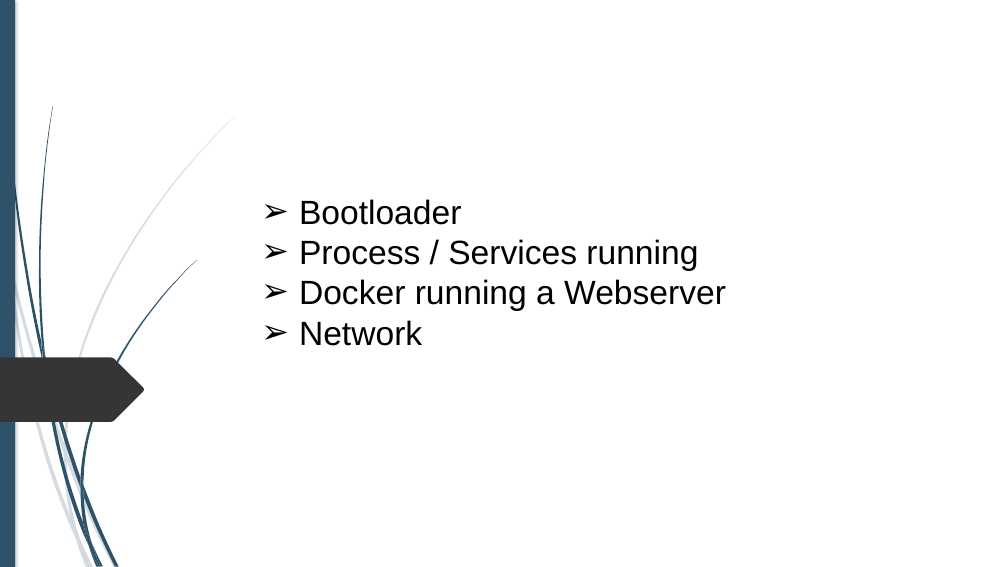
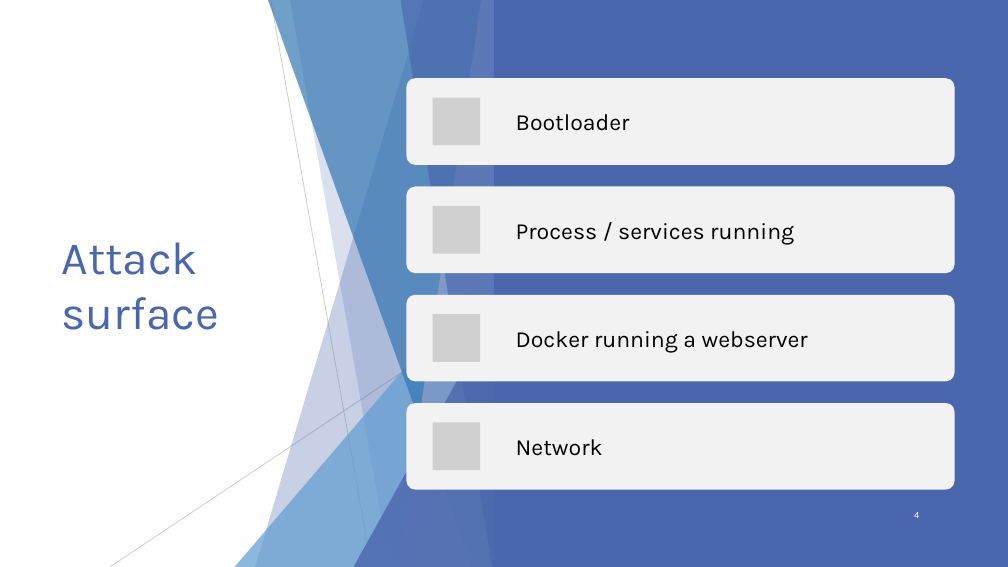
Before and after one commit to alexandreAubois/Secu_linux, a slide deck: slide 4 of Projet-Linux.pptx (slide 3 before the commit). Drawn at 1008x567 pixels with LibreOffice and Linux fonts; fonts in the diff are those of the drawing; grey boxes stand for pictures; background and template pictures are left out. Boxes give left, top, right and bottom in pixels: in the first picture for what was removed or moved away, otherwise in the second. Text is boxed around its words. In the diff, an @@ line names an element or a change of style, - is before the commit and + after.

```diff
--- a/Projet-Linux.pptx
+++ b/Projet-Linux.pptx
@@ rectangle removed at [0, 0, 15, 567] @@
@@ rectangle added at [0, 0, 1008, 567], fill #FFFFFF @@
@@ rectangle added at [495, 0, 1008, 567], fill #4A66AC @@
@@ title added at [61, 242, 219, 330], 44 pt, text #4A66AC @@
+Attack surface
@@ group added at [110, 0, 504, 567]: 5 freeform shapes, 2 lines, 2 triangles @@
@@ text "Docker running a webserver" at [516, 331, 808, 353]: vertical alignment top to middle @@
@@ freeform shape removed at [0, 358, 144, 422] @@
@@ group added at [0, 0, 1008, 567]: 5 freeform shapes, 3 triangles, 2 lines @@
@@ text at [516, 331, 808, 353]: text changed; size 32 to 22 pt; font Arial to Karla @@
-➢ Bootloader
-➢ Process / Services running
-➢ Docker running a Webserver
-➢ Network
+Docker running a webserver
@@ group added at [407, 79, 955, 490]: 4 rounded rectangles, 4 pictures, 3 texts @@
+Bootloader
+Process / services running
+Network
@@ group removed at [0, 116, 236, 567]: 10 freeform shapes @@
@@ group removed at [2, 0, 197, 567]: 12 freeform shapes @@
@@ page number added at [914, 512, 919, 518], 9 pt, text #FFFFFF @@
+4
```
Also in this commit, not shown: 27 other slides changed, 13 slides added, 5 slides removed.
